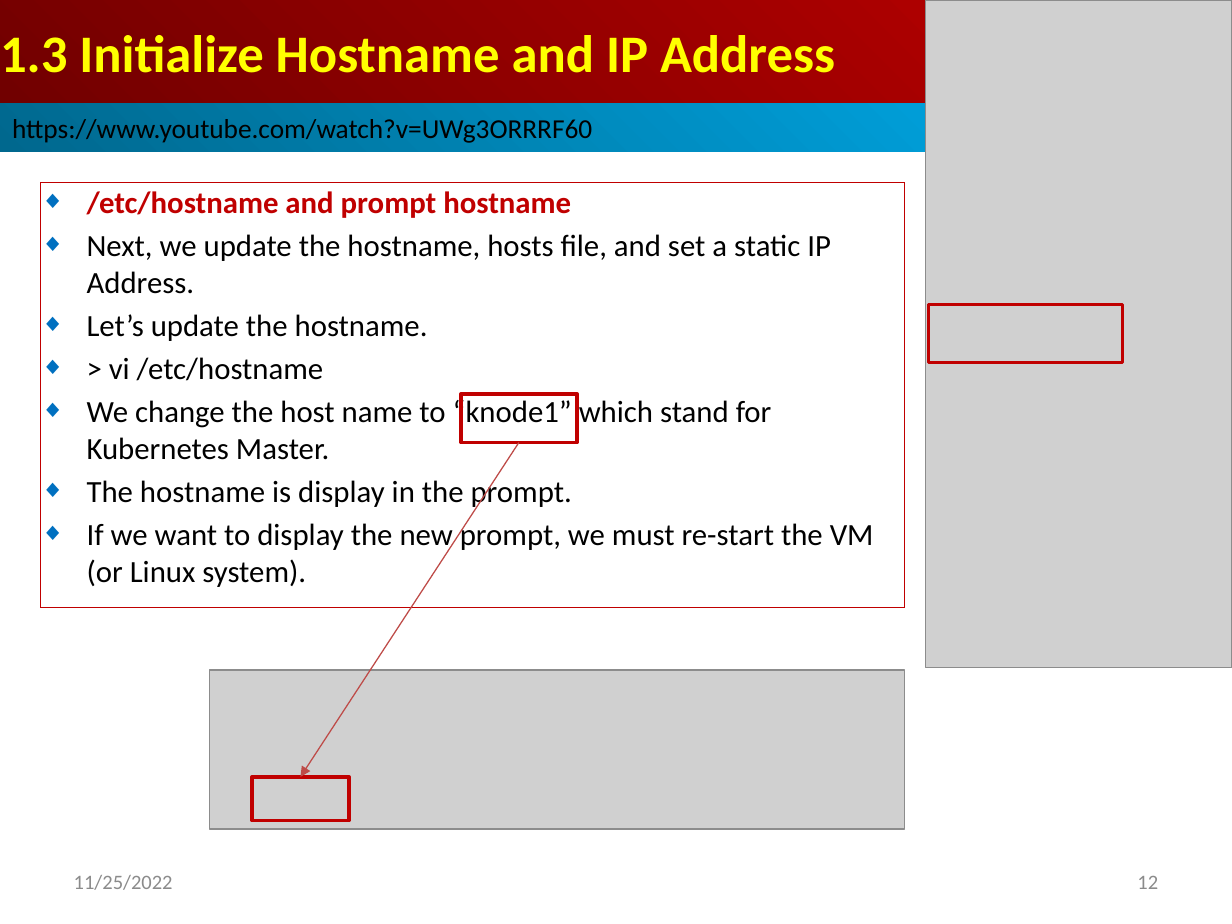
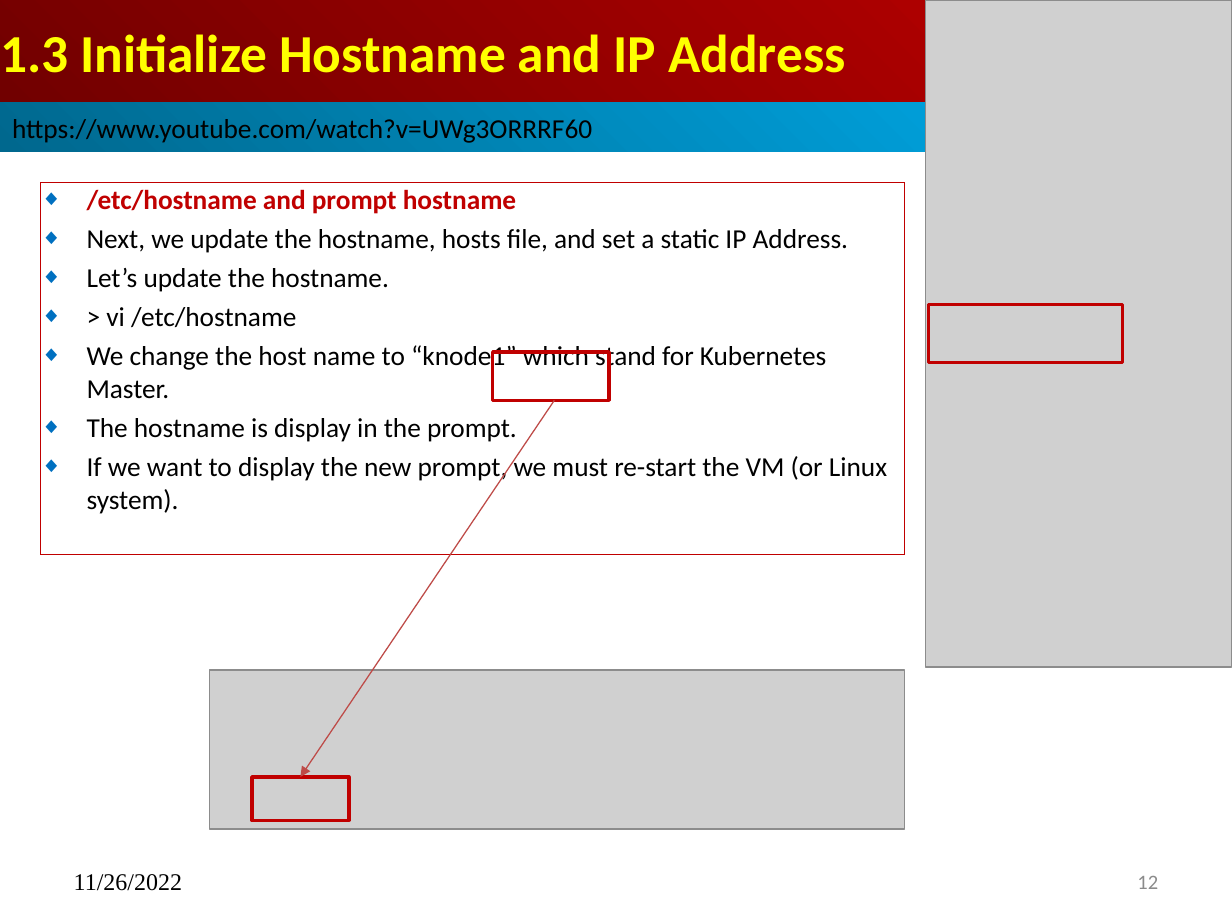
Before and after one commit to peterhchen/900_Kubernetes, a slide deck: slide 12 of 001_01_Install_MS_P02_Slave.pptx. Drawn at 1232x924 pixels with LibreOffice and Linux fonts; fonts in the diff are those of the drawing; grey boxes stand for pictures. Boxes give left, top, right and bottom in pixels: in the first picture for what was removed or moved away, otherwise in the second. Text is boxed around its words. In the diff, an @@ line names an element or a change of style, - is before the commit and + after.

```diff
--- a/001_01_Install_MS_P02_Slave.pptx
+++ b/001_01_Install_MS_P02_Slave.pptx
@@ title "1.3 Initialize Hostname and IP ..." at <box>0,0,1232,103</box>: size 30.8 to 31.2 pt @@
@@ subtitle "/etc/hostname and prompt hostname": place and size @@
-subtitle "/etc/hostname and prompt hostname" at <box>41,182,906,607</box>
+subtitle "/etc/hostname and prompt hostname" at <box>41,182,906,554</box>
@@ subtitle "/etc/hostname and prompt hostname" at <box>41,182,906,554</box>: size 18 to 16 pt @@
@@ rectangle: place and size @@
-rectangle at <box>461,394,577,442</box>
+rectangle at <box>493,352,609,400</box>
@@ freeform shape: place and size @@
-freeform shape at <box>301,442,519,776</box>
+freeform shape at <box>301,400,554,777</box>
@@ text at <box>74,874,182,891</box>: text changed; size 12 to 14 pt; font Calibri to Times New Roman; text colour #8B8B8B to #000000 @@
-11/25/2022
+11/26/2022
```
Also in this commit, not shown: 27 other slides changed, 3 slides removed, 1 other file.
